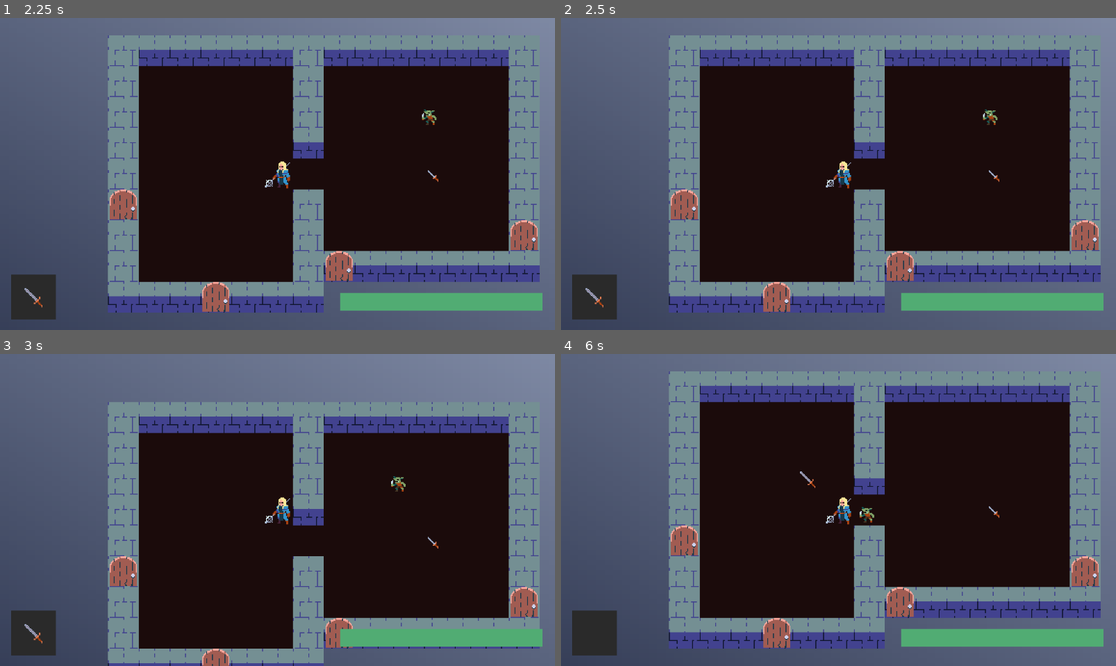
Above: before the commit, frames 1-4 (two rows, left to right).
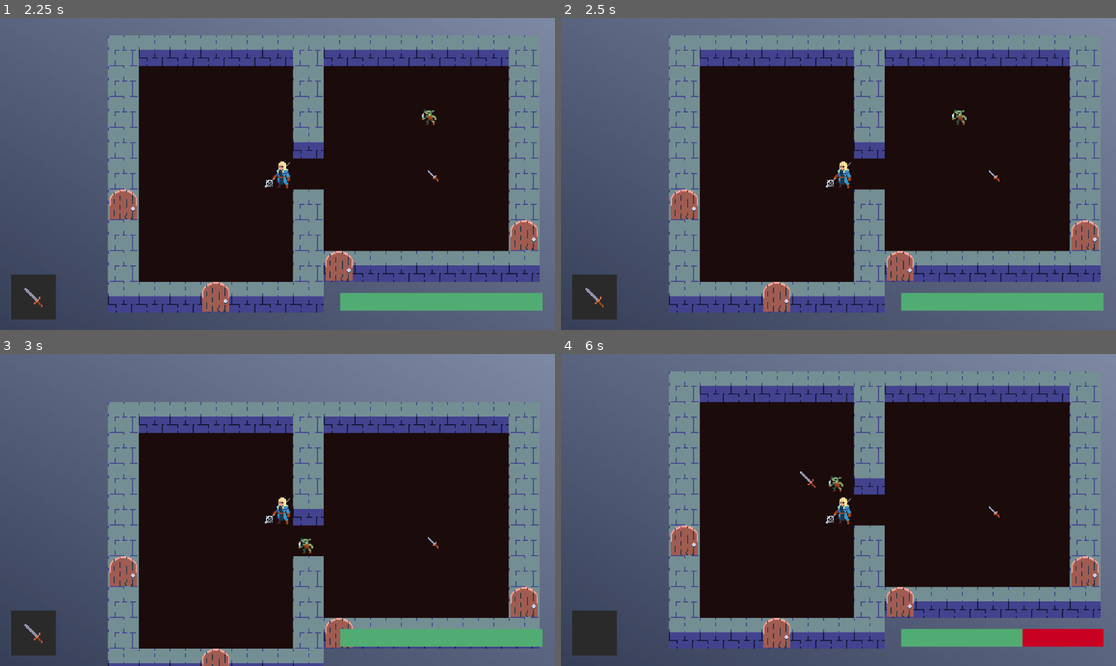
Above: after the commit, the same moments.

Repository: pryganss/TB-DCrawl
Game: Godot game, scene res://game.tscn
The game is run twice, just before and just after one commit, with the same random seed, the same clock (stepped at 60 frames per second) and the same inputs.
Inputs:
- Up to frame 1 (2.25 s): tap Enter at 0.5, 2 s; hold D (move_right) 0.53-1.28 s; tap Space (wait, bound only after the commit) at 0.6, 1.25, 1.55 s; hold S (move_down) 1.28-2.03 s; tap Q (drop) at 1.35 s; hold D (move_right) from 2.03 s (still down); tap E (grab) at 2.1 s
- Up to frame 2 (2.5 s): keep holding D (move_right); tap Space (wait, bound only after the commit) at 2.3 s
- Up to frame 3 (3 s): tap Space (wait, bound only after the commit) at 2.75, 2.85 s; release D (move_right) at 2.78 s; hold W (move_up) from 2.78 s (still down)
- Up to frame 4 (6 s): tap Enter at 3.5 s; release W (move_up) at 3.53 s; hold A (move_left) 3.53-5.03 s; tap Space (wait, bound only after the commit) at 3.6, 4.25, 4.55, 5.3, 5.85 s; tap Q (drop) at 4.35 s; hold S (move_down) 5.03-5.78 s; tap E (grab) at 5.1 s; hold D (move_right) from 5.78 s (still down)

Frame 1 is identical in both runs. In frame 2, 0.1% of the frame differs, in the area x 70-79%, y 29-35%; in frame 3, 0.1%; in frame 4, 1.0%, in the area x 48-98%, y 39-94%.

Commit message:
extend functionality of wait action

Diff:
--- a/project.godot
+++ b/project.godot
@@ -60,6 +60,12 @@
 "events": [Object(InputEventKey,"resource_local_to_scene":false,"resource_name":"","device":-1,"window_id":0,"alt_press …(192 unchanged characters)…
 ]
 }
+wait={
+"deadzone": 0.2,
+"events": [Object(InputEventKey,"resource_local_to_scene":false,"resource_name":"","device":-1,"window_id":0,"alt_pressed":false,"shift_pressed":false,"ctrl_pressed":false,"meta_pressed":false,"pressed":false,"keycode":0,"physical_keycode":32,"key_label":0,"unicode":32,"location":0,"echo":false,"script":null)
+, Object(InputEventKey,"resource_local_to_scene":false,"resource_name":"","device":-1,"window_id":0,"alt_pressed":false,"shift_pressed":false,"ctrl_pressed":false,"meta_pressed":false,"pressed":false,"keycode":0,"physical_keycode":46,"key_label":0,"unicode":46,"location":0,"echo":false,"script":null)
+]
+}
 
 [rendering]
 
--- a/src/Actions/wait_action.gd
+++ b/src/Actions/wait_action.gd
@@ -1,6 +1,9 @@
 class_name WaitAction
 extends Action
 
+func _init(): pass
+
 func perform() -> int:
-	next_turn += 100
+	assert(false)
+
 	return next_turn
--- a/src/Entities/Components/ai_component.gd
+++ b/src/Entities/Components/ai_component.gd
@@ -18,7 +18,7 @@
 			step.x - entity.grid_position.x,
 			step.y - entity.grid_position.y)
 
-	else: return WaitAction.new(entity)
+	else: return WaitAction.new()
 
 
 func _get_step_to_location(target: Vector2i) -> Vector2i:
--- a/src/event_handler.gd
+++ b/src/event_handler.gd
@@ -20,4 +20,7 @@
 	elif Input.is_action_just_pressed("grab"):
 		action = GrabAction.new(player)
 
+	elif Input.is_action_just_pressed("wait"):
+		action = WaitAction.new()
+
 	return action
--- a/src/game_manager.gd
+++ b/src/game_manager.gd
@@ -83,17 +83,19 @@
 				break
 
 func take_turn(action: Action, entity: Entity):
-	var delay = action.perform()
-	if delay != 0:
-		delay_turn(entity, delay)
+	if action is WaitAction:
+		pass_turn(entity)
 		t += 1
 		entity.components.get(cpnt.FIGHTER).turn_ended.emit()
-		Map.new_game_tick.emit()
-	elif entity != player:
-		delay_turn(entity, 100)
-		t += 1
-		entity.components.get(cpnt.FIGHTER).turn_ended.emit()
-		Map.new_game_tick.emit()
+	else:
+		var delay = action.perform()
+		if delay != 0:
+			delay_turn(entity, delay)
+			t += 1
+			entity.components.get(cpnt.FIGHTER).turn_ended.emit()
+			Map.new_game_tick.emit()
+		elif entity != player:
+			assert(false)
 
 func delay_turn(entity: Entity, delay: int):
 	initiative.erase(t)
@@ -103,3 +105,12 @@
 		else:
 			initiative[t + delay] = entity
 			break
+
+func pass_turn(entity):
+	var keys = initiative.keys()
+	keys.sort()
+	if keys.size() > 1:
+		var next_turn = keys[1]
+		delay_turn(entity, next_turn - t)
+	else:
+		delay_turn(entity, 100)
